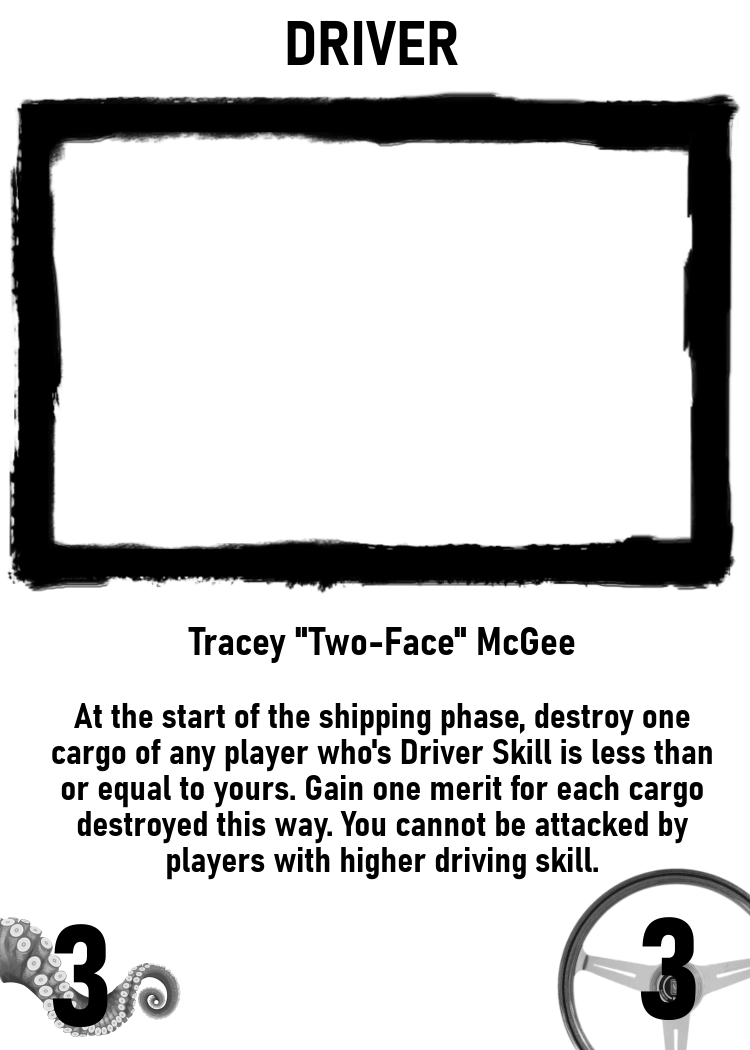
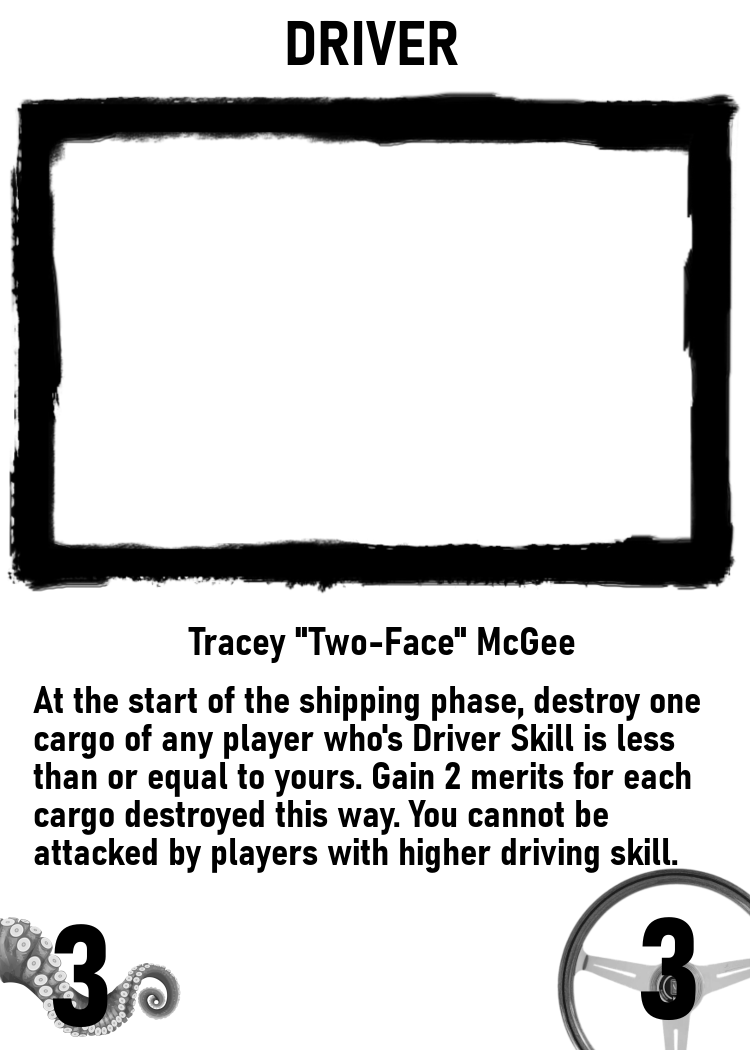
Before/after of a 750px x 1050px layered artwork. What changed in the layer stack:
painted on "At the start of the shipping p..." over [left=33, top=686, right=712, bottom=880]
